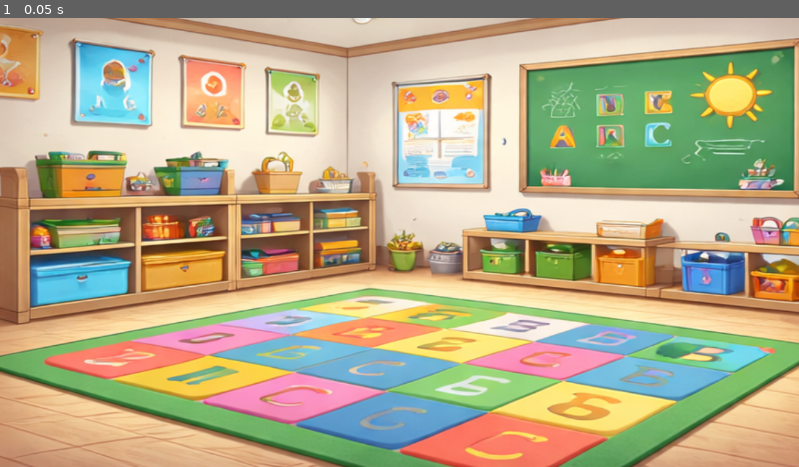
Above: before the commit, frame 1.
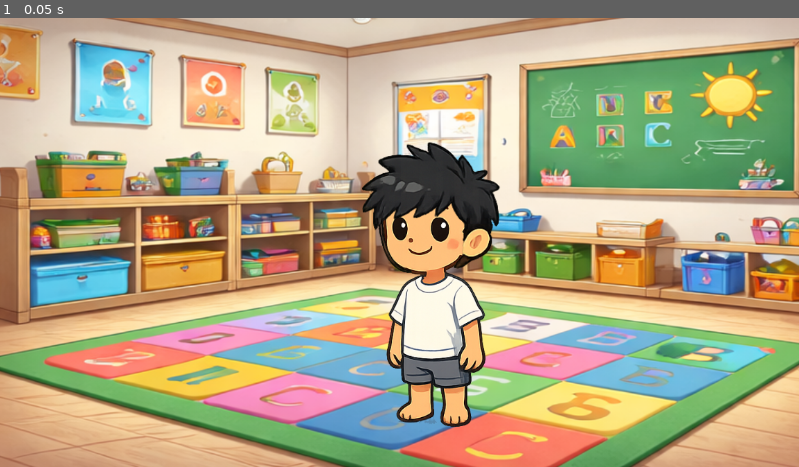
Above: after the commit, the same moment.

Repository: ShifatHasanGNS/horizons
Game: Godot game, scene res://Scenes/Chapter-1 (Avatar Creation).tscn
Two runs of this game, one before a commit and one after it. Both use one fixed random seed, a clock stepped at 60 frames per second and the inputs below. This scene is started directly instead of the project's main scene.
Inputs:
- Up to frame 1 (0.05 s): no input

The runs differ from the first frame. In frame 1, 6.9% of the frame differs, in the area x 45-63%, y 27-92%.

Commit message:
avatar added

Diff:
--- a/Scenes/Chapter-1 (Avatar Creation).tscn
+++ b/Scenes/Chapter-1 (Avatar Creation).tscn
@@ -1,12 +1,29 @@
-[gd_scene load_steps=2 format=3 uid="uid://vllhs7u4jq74"]
+[gd_scene load_steps=3 format=3 uid="uid://vllhs7u4jq74"]
 
 [ext_resource type="Texture2D" uid="uid://dldr275blokns" path="res://Assets/SpriteSheets/SpriteSheet_02.png" id="1_eg8pm"]
+[ext_resource type="Texture2D" uid="uid://dp8maqmtiyqby" path="res://Assets/SpriteSheets/SpriteSheet_01.png" id="2_35c8n"]
 
 [node name="Chapter1(avatarCreation)" type="Node2D"]
 
-[node name="Sprite2D" type="Sprite2D" parent="."]
+[node name="background" type="Sprite2D" parent="."]
 position = Vector2(592.25, 324)
 scale = Vector2(1.588961, 1.3333334)
 texture = ExtResource("1_eg8pm")
 region_enabled = true
 region_rect = Rect2(766.3585, 508.7661, 770.89343, 516.4607)
+
+[node name="Avatar" type="Node2D" parent="."]
+
+[node name="character" type="Sprite2D" parent="Avatar"]
+position = Vector2(626, 407.00003)
+scale = Vector2(0.78015566, 0.86627907)
+texture = ExtResource("2_35c8n")
+region_enabled = true
+region_rect = Rect2(521.38513, 259.62473, 257.0166, 516.3911)
+
+[node name="hair" type="Sprite2D" parent="Avatar"]
+position = Vector2(627.99994, 274)
+scale = Vector2(1.0766447, 1.0295521)
+texture = ExtResource("2_35c8n")
+region_enabled = true
+region_rect = Rect2(1274, 34.178688, 201.00024, 223.00027)
--- a/Scenes/main.tscn
+++ b/Scenes/main.tscn
@@ -41,31 +41,31 @@
 [sub_resource type="RectangleShape2D" id="RectangleShape2D_fdnlq"]
 size = Vector2(64, 76.44021)
 
-[node name="Main" type="Node2D" unique_id=1185650382]
-
-[node name="Room" type="Sprite2D" parent="." unique_id=162605595]
+[node name="Main" type="Node2D"]
+
+[node name="Room" type="Sprite2D" parent="."]
 position = Vector2(603, 362)
 scale = Vector2(0.9524739, 0.95247394)
 texture = ExtResource("1_jjgbg")
 region_enabled = true
 region_rect = Rect2(0, 0, 1283.4453, 768)
 
-[node name="Camera" type="Camera2D" parent="Room" unique_id=1812305836]
+[node name="Camera" type="Camera2D" parent="Room"]
 position = Vector2(-1.0499268, 24.147644)
 scale = Vector2(1.0498976, 1.0498973)
 
-[node name="Info" type="Sprite2D" parent="Room" unique_id=1109618055]
+[node name="Info" type="Sprite2D" parent="Room"]
 position = Vector2(195.80592, -264.04922)
 scale = Vector2(0.7003649, 0.3371438)
 texture = ExtResource("2_21xkr")
 region_enabled = true
 region_rect = Rect2(108, 280, 808, 464)
 
-[node name="Label" type="Label" parent="Room" unique_id=603664805]
-offset_left = -68.2433
-offset_top = -320.2188
-offset_right = 461.7567
-offset_bottom = -207.21881
+[node name="Label" type="Label" parent="Room"]
+offset_left = -67.19347
+offset_top = -325.46823
+offset_right = 462.80652
+offset_bottom = -212.46823
 theme_override_colors/font_color = Color(0.24313726, 0.32156864, 0.38431373, 1)
 theme_override_colors/font_outline_color = Color(0, 0, 0, 1)
 theme_override_fonts/font = SubResource("SystemFont_6bp64")
@@ -76,150 +76,150 @@
 vertical_alignment = 1
 metadata/_edit_use_anchors_ = true
 
-[node name="Correct_Soft" type="Sprite2D" parent="." unique_id=1764571382]
+[node name="Correct_Soft" type="Sprite2D" parent="."]
 position = Vector2(974.0894, 411.91867)
 scale = Vector2(0.124452606, 0.124452606)
 texture = ExtResource("7_6bp64")
 region_enabled = true
 region_rect = Rect2(134, 135, 755, 754)
 
-[node name="Correct_Hard" type="Sprite2D" parent="." unique_id=1436230515]
+[node name="Correct_Hard" type="Sprite2D" parent="."]
 position = Vector2(225, 371.91864)
 scale = Vector2(0.124452606, 0.124452606)
 texture = ExtResource("7_6bp64")
 region_enabled = true
 region_rect = Rect2(134, 135, 755, 754)
 
-[node name="Area2D_Hard" type="Area2D" parent="." unique_id=1859647819]
+[node name="Area2D_Hard" type="Area2D" parent="."]
 position = Vector2(240, 579)
 scale = Vector2(0.21354166, 0.21354164)
 script = ExtResource("4_wsu2k")
 
-[node name="HardContainer" type="Sprite2D" parent="Area2D_Hard" unique_id=249197650]
+[node name="HardContainer" type="Sprite2D" parent="Area2D_Hard"]
 texture = ExtResource("2_kry3j")
 
-[node name="CollisionShape2D" type="CollisionShape2D" parent="Area2D_Hard" unique_id=532949540]
+[node name="CollisionShape2D" type="CollisionShape2D" parent="Area2D_Hard"]
 position = Vector2(-4.68293, -206.04874)
 rotation = -1.5762038
 shape = SubResource("CapsuleShape2D_344ge")
 
-[node name="Area2D_Soft" type="Area2D" parent="." unique_id=1129614127]
+[node name="Area2D_Soft" type="Area2D" parent="."]
 position = Vector2(972, 593.9999)
 scale = Vector2(0.21028641, 0.21028644)
 script = ExtResource("6_k12tt")
 
-[node name="SoftContainer" type="Sprite2D" parent="Area2D_Soft" unique_id=1900102698]
+[node name="SoftContainer" type="Sprite2D" parent="Area2D_Soft"]
 position = Vector2(0, 0.00024414063)
 texture = ExtResource("3_21xkr")
 
-[node name="CollisionShape2D" type="CollisionShape2D" parent="Area2D_Soft" unique_id=733679773]
+[node name="CollisionShape2D" type="CollisionShape2D" parent="Area2D_Soft"]
 position = Vector2(-14.266312, -166.43901)
 rotation = -1.5762038
 scale = Vector2(1.0154798, 1.01548)
 shape = SubResource("CapsuleShape2D_344ge")
 
-[node name="Node2D_Cube" type="Node2D" parent="." unique_id=1213034920]
+[node name="Node2D_Cube" type="Node2D" parent="."]
 position = Vector2(73, 64)
 script = ExtResource("9_ynf5e")
 
-[node name="HardItem_Cube" type="Sprite2D" parent="Node2D_Cube" unique_id=1873353912]
+[node name="HardItem_Cube" type="Sprite2D" parent="Node2D_Cube"]
 position = Vector2(370, 534)
 scale = Vector2(0.22460938, 0.22460935)
 texture = ExtResource("5_344ge")
 region_enabled = true
 region_rect = Rect2(112, 331, 243, 256)
 
-[node name="Area2D_Cube" type="Area2D" parent="Node2D_Cube" unique_id=392650861]
-
-[node name="CollisionShape2D" type="CollisionShape2D" parent="Node2D_Cube/Area2D_Cube" unique_id=816602393]
+[node name="Area2D_Cube" type="Area2D" parent="Node2D_Cube"]
+
+[node name="CollisionShape2D" type="CollisionShape2D" parent="Node2D_Cube/Area2D_Cube"]
 position = Vector2(370, 533.75)
 shape = SubResource("CircleShape2D_344ge")
 
-[node name="Node2D_Cloth" type="Node2D" parent="." unique_id=172994112]
+[node name="Node2D_Cloth" type="Node2D" parent="."]
 position = Vector2(73, 64)
 script = ExtResource("8_ynf5e")
 
-[node name="SoftItems_Cloth" type="Sprite2D" parent="Node2D_Cloth" unique_id=911217161]
+[node name="SoftItems_Cloth" type="Sprite2D" parent="Node2D_Cloth"]
 position = Vector2(501, 512)
 scale = Vector2(0.18750006, 0.18750004)
 texture = ExtResource("4_6bp64")
 region_enabled = true
 region_rect = Rect2(502, 143, 449, 333)
 
-[node name="Area2D_Cloth" type="Area2D" parent="Node2D_Cloth" unique_id=135129730]
-
-[node name="CollisionShape2D" type="CollisionShape2D" parent="Node2D_Cloth/Area2D_Cloth" unique_id=163843933]
+[node name="Area2D_Cloth" type="Area2D" parent="Node2D_Cloth"]
+
+[node name="CollisionShape2D" type="CollisionShape2D" parent="Node2D_Cloth/Area2D_Cloth"]
 position = Vector2(500.99994, 509.99997)
 rotation = 1.5029943
 shape = SubResource("CapsuleShape2D_ynf5e")
 
-[node name="Node2D_Doll" type="Node2D" parent="." unique_id=1533123728]
+[node name="Node2D_Doll" type="Node2D" parent="."]
 position = Vector2(73, 64)
 script = ExtResource("10_fdnlq")
 
-[node name="SoftItem_Doll" type="Sprite2D" parent="Node2D_Doll" unique_id=1675797436]
+[node name="SoftItem_Doll" type="Sprite2D" parent="Node2D_Doll"]
 position = Vector2(268.99997, 581)
 scale = Vector2(0.18750006, 0.18750004)
 texture = ExtResource("4_6bp64")
 region_enabled = true
 region_rect = Rect2(99, 165, 332, 449)
 
-[node name="Area2D_Doll" type="Area2D" parent="Node2D_Doll" unique_id=221117460]
-
-[node name="CollisionShape2D" type="CollisionShape2D" parent="Node2D_Doll/Area2D_Doll" unique_id=1392655183]
+[node name="Area2D_Doll" type="Area2D" parent="Node2D_Doll"]
+
+[node name="CollisionShape2D" type="CollisionShape2D" parent="Node2D_Doll/Area2D_Doll"]
 position = Vector2(268, 580)
 shape = SubResource("RectangleShape2D_hptm8")
 
-[node name="Node2D_Pillow" type="Node2D" parent="." unique_id=1075303198]
+[node name="Node2D_Pillow" type="Node2D" parent="."]
 position = Vector2(73, 64)
 script = ExtResource("11_jkdf5")
 
-[node name="SoftItems_Pillow" type="Sprite2D" parent="Node2D_Pillow" unique_id=1088502336]
+[node name="SoftItems_Pillow" type="Sprite2D" parent="Node2D_Pillow"]
 position = Vector2(608, 590)
 scale = Vector2(0.18750006, 0.18750004)
 texture = ExtResource("4_6bp64")
 region_enabled = true
 region_rect = Rect2(440, 572, 514, 332)
 
-[node name="Area2D_Pillow" type="Area2D" parent="Node2D_Pillow" unique_id=893677604]
-
-[node name="CollisionShape2D" type="CollisionShape2D" parent="Node2D_Pillow/Area2D_Pillow" unique_id=1891154705]
+[node name="Area2D_Pillow" type="Area2D" parent="Node2D_Pillow"]
+
+[node name="CollisionShape2D" type="CollisionShape2D" parent="Node2D_Pillow/Area2D_Pillow"]
 position = Vector2(606.7373, 589.311)
 rotation = 0.5269173
 shape = SubResource("RectangleShape2D_6iyac")
 
-[node name="Node2D_Car" type="Node2D" parent="." unique_id=1863984010]
+[node name="Node2D_Car" type="Node2D" parent="."]
 position = Vector2(73, 64)
 script = ExtResource("12_wsu2k")
 
-[node name="HardItems_Car" type="Sprite2D" parent="Node2D_Car" unique_id=1251009093]
+[node name="HardItems_Car" type="Sprite2D" parent="Node2D_Car"]
 position = Vector2(460.00003, 594)
 scale = Vector2(0.22460938, 0.22460935)
 texture = ExtResource("5_344ge")
 region_enabled = true
 region_rect = Rect2(376, 580, 443, 332)
 
-[node name="Area2D_Car" type="Area2D" parent="Node2D_Car" unique_id=698507934]
-
-[node name="CollisionShape2D" type="CollisionShape2D" parent="Node2D_Car/Area2D_Car" unique_id=1135719677]
+[node name="Area2D_Car" type="Area2D" parent="Node2D_Car"]
+
+[node name="CollisionShape2D" type="CollisionShape2D" parent="Node2D_Car/Area2D_Car"]
 position = Vector2(461.99997, 593)
 rotation = 0.29222724
 shape = SubResource("RectangleShape2D_d1ilt")
 
-[node name="Node2D_Book" type="Node2D" parent="." unique_id=1657675598]
+[node name="Node2D_Book" type="Node2D" parent="."]
 position = Vector2(73, 64)
 script = ExtResource("13_k12tt")
 
-[node name="HardItems_Book" type="Sprite2D" parent="Node2D_Book" unique_id=870479168]
+[node name="HardItems_Book" type="Sprite2D" parent="Node2D_Book"]
 position = Vector2(680, 497)
 scale = Vector2(0.22460938, 0.22460935)
 texture = ExtResource("5_344ge")
 region_enabled = true
 region_rect = Rect2(625, 103, 283, 423)
 
-[node name="Area2D_Book" type="Area2D" parent="Node2D_Book" unique_id=974876900]
-
-[node name="CollisionShape2D" type="CollisionShape2D" parent="Node2D_Book/Area2D_Book" unique_id=1473324888]
+[node name="Area2D_Book" type="Area2D" parent="Node2D_Book"]
+
+[node name="CollisionShape2D" type="CollisionShape2D" parent="Node2D_Book/Area2D_Book"]
 position = Vector2(679.00006, 496)
 rotation = 0.14625853
 scale = Vector2(0.99999994, 0.99999994)
Not shown: 1 places in Scenes/main.tscn that only renumber resources
